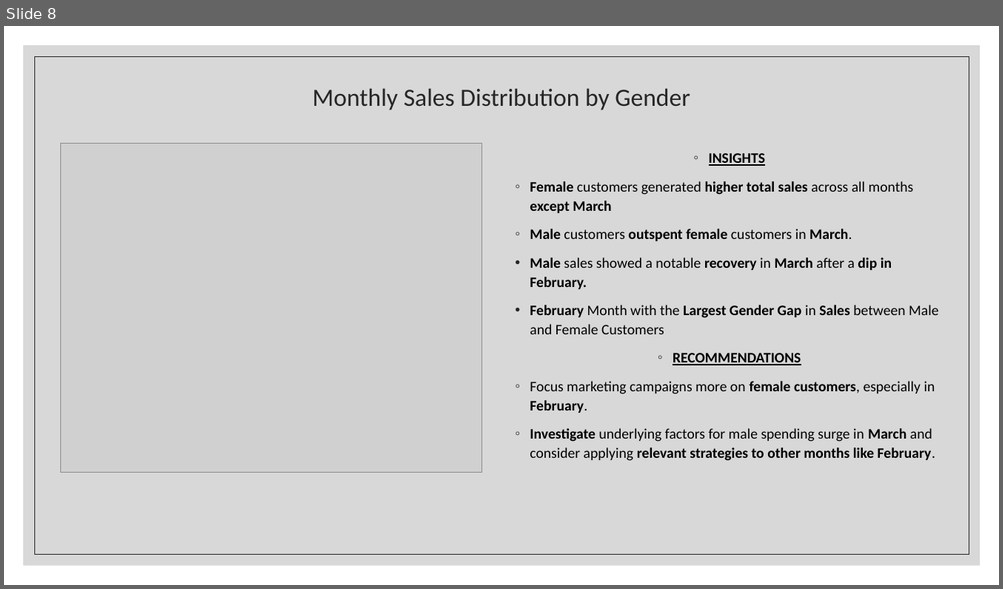
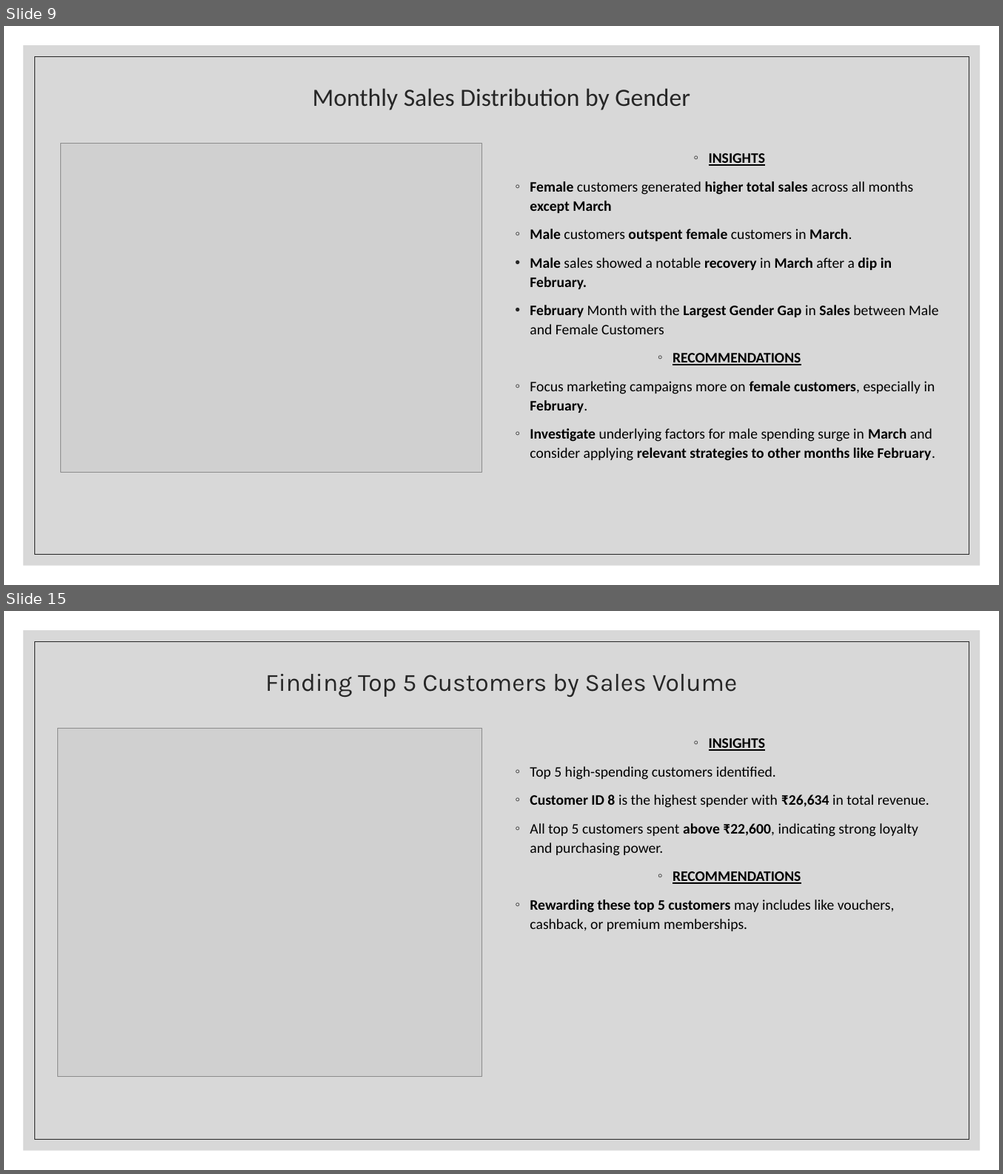
Before and after one commit to ajaythakur958/Walmart-Sales-analysis, a slide deck: Walmart analysis.pptx. Shown one above the other, each under a label of ours: slide 8 before the commit, slides 9 and 15 after it; the slides between them are not shown. The pictures are 1003x589 and 1003x1174 pixels, drawn with LibreOffice and Linux fonts; fonts in the diff are those of the drawing; grey boxes stand for pictures. Boxes give left, top, right and bottom in pixels: in the first picture for what was removed or moved away, otherwise in the second. Text is boxed around its words. In the diff, an @@ line names an element or a change of style, - is before the commit and + after.

```diff
--- a/Walmart analysis.pptx
+++ b/Walmart analysis.pptx
@@ slide 15 added at [4,611,999,1170], background #FFFFFF; not listed: 2 template elements that a slide beside it also shows @@
@@ title added at [265,674,737,697], 24 pt, text #262626 @@
+Finding Top 5 Customers by Sales Volume
@@ picture added at [58,729,482,1077] @@
@@ text added at [529,738,929,931], 14 pt, text #000000 @@
+◦ INSIGHTS
+◦ Top 5 high-spending customers identified.
+◦ Customer ID 8 is the highest spender with ₹26,634 in total revenue.
+◦ All top 5 customers spent above ₹22,600, indicating strong loyalty and purchasing power.
+◦ RECOMMENDATIONS
+◦ Rewarding these top 5 customers may includes like vouchers, cashback, or premium memberships.
@@ what was slide 8 is now slide 9 @@
```
Also in this commit, not shown: 2 slides changed, 7 other slides added, 4 other files.
